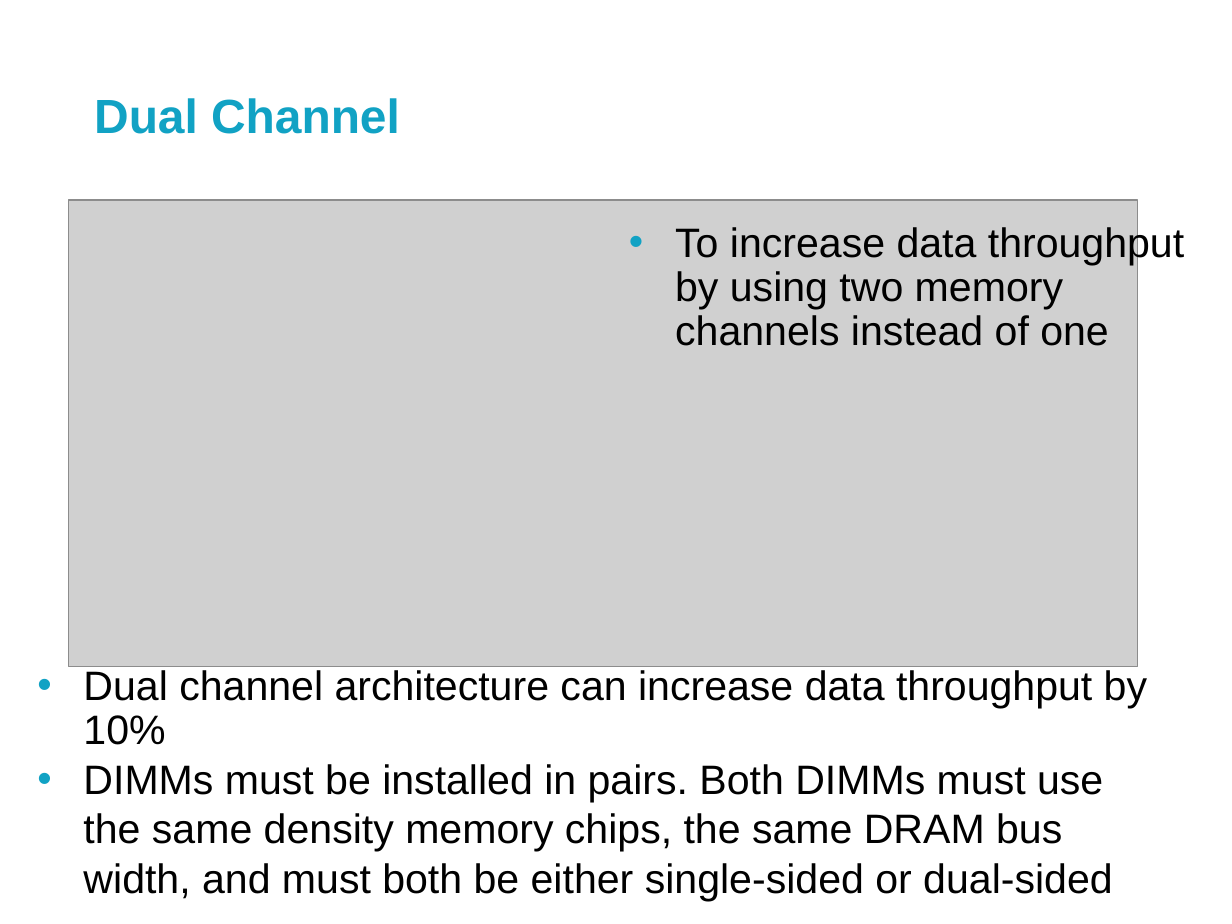
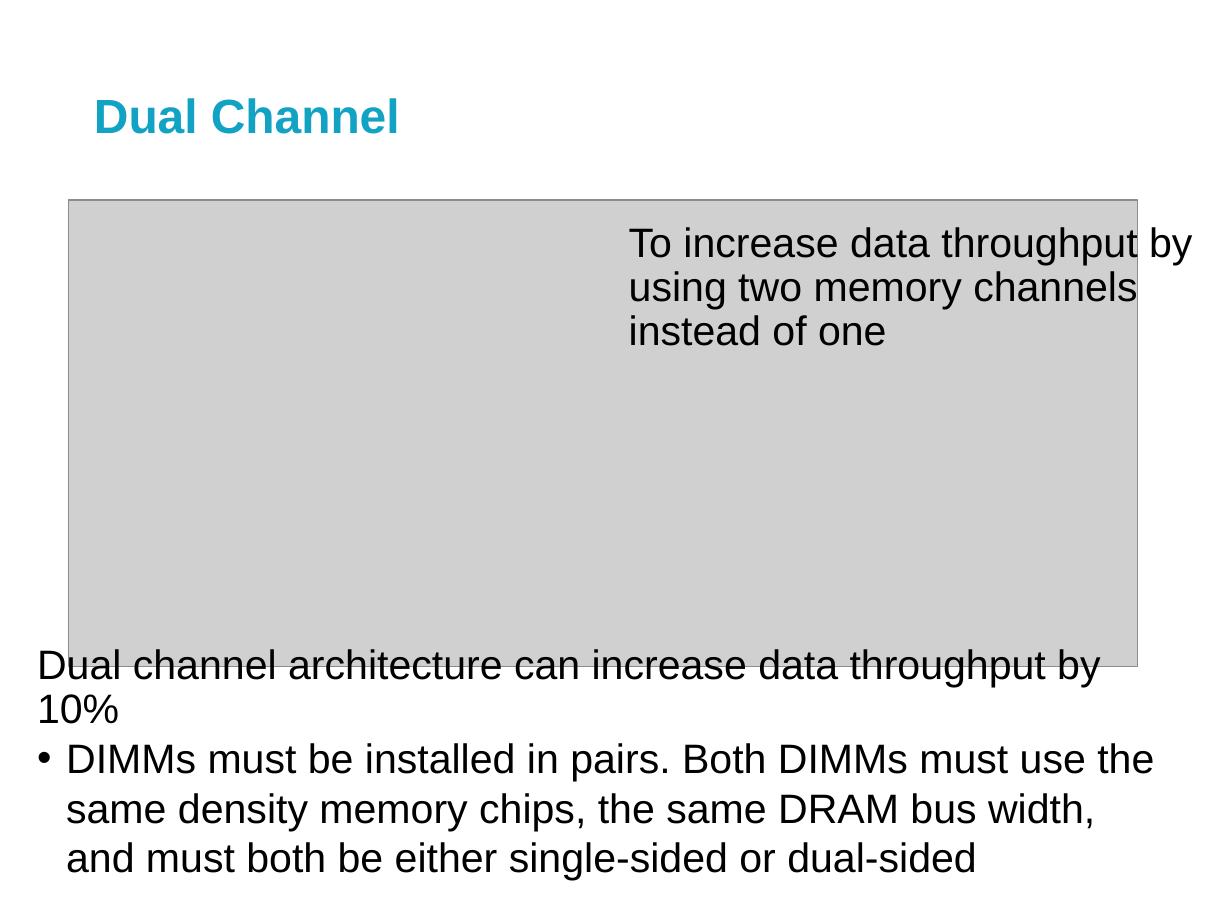
Before and after one commit to Peregrine42/uni-work, a slide deck: slide 41 of Lectures/1st Year/Platforms/Platforms6-Memory.pptx. Drawn at 1232x924 pixels with LibreOffice and Linux fonts; fonts in the diff are those of the drawing; grey boxes stand for pictures; background and template pictures are left out. Boxes give left, top, right and bottom in pixels: in the first picture for what was removed or moved away, otherwise in the second. Text is boxed around its words. In the diff, an @@ line names an element or a change of style, - is before the commit and + after.

Commit message:
formatting memory lecture

```diff
--- a/Lectures/1st Year/Platforms/Platforms6-Memory.pptx
+++ b/Lectures/1st Year/Platforms/Platforms6-Memory.pptx
@@ text "To increase data throughput by ..." at (629, 227, 1192, 346): bullet • to none; less space between paragraphs @@
@@ text "Dual channel architecture can increase ..." at (37, 646, 1154, 880): bullet • to none; less space between paragraphs; indent changed @@
@@ line (1129, 614) - (837, 861): stroke #FFFFFF 0.75 pt to #FFFFFF 0.74 pt @@
@@ line (1232, 722) - (1129, 614): stroke #FFFFFF 0.75 pt to #FFFFFF 0.74 pt @@
@@ line (514, 924) - (0, 747): stroke #FFFFFF 0.75 pt to #FFFFFF 0.74 pt @@
@@ line (837, 861) - (0, 825): stroke #FFFFFF 0.75 pt to #FFFFFF 0.74 pt @@
```
Also in this commit, not shown: 55 other slides changed.
